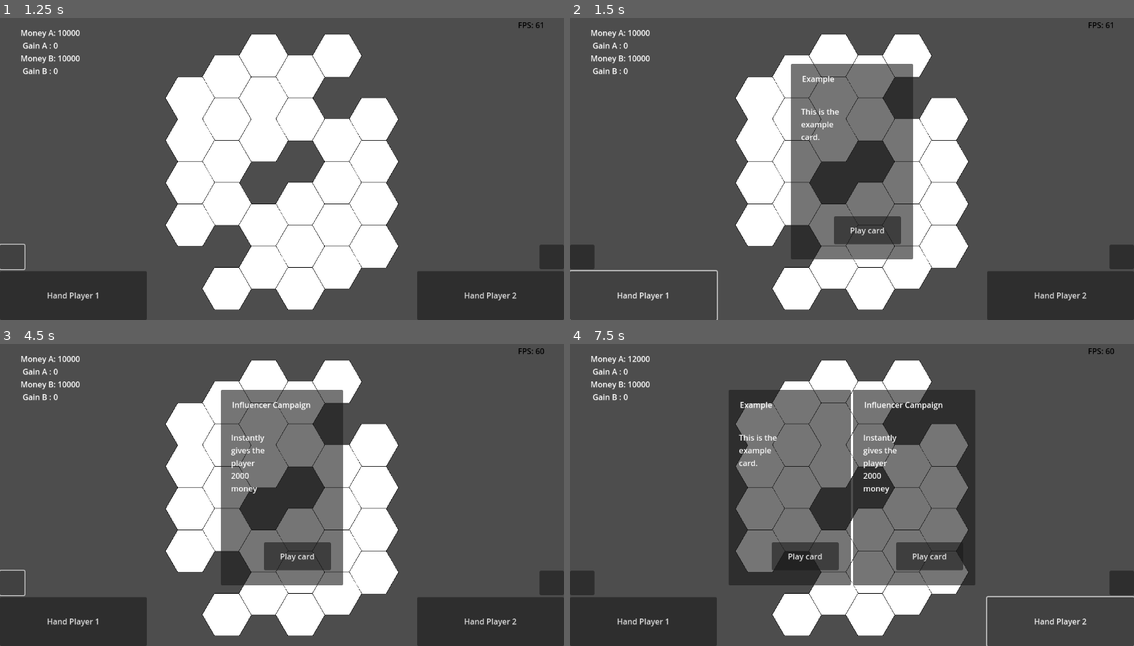
Above: before the commit, frames 1-4 (two rows, left to right).
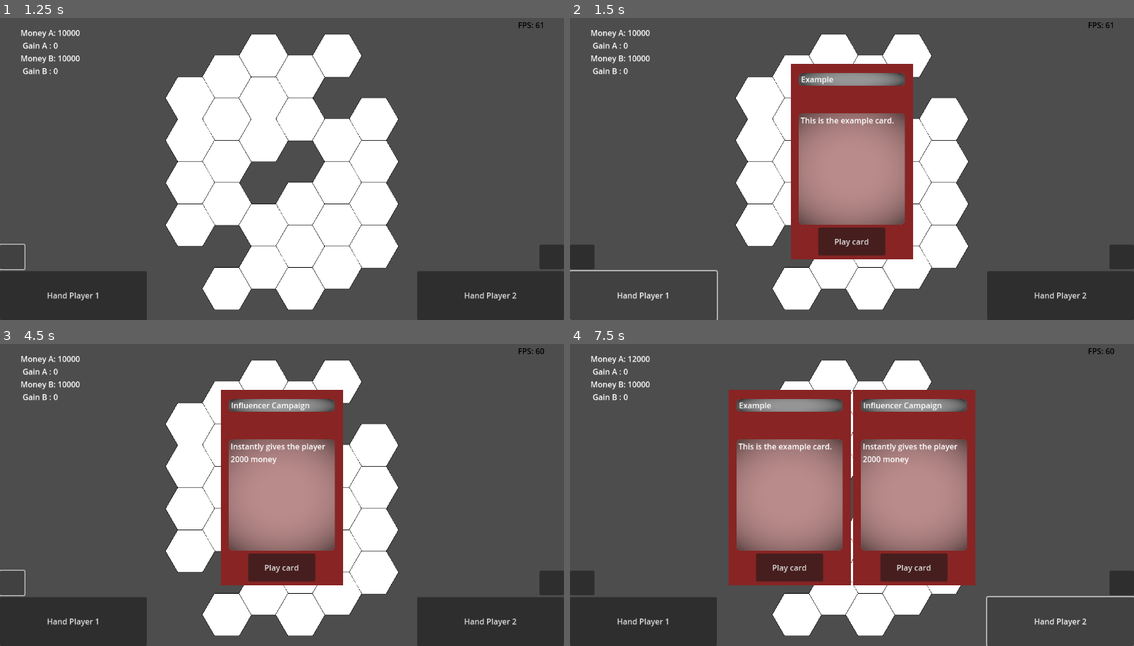
Above: after the commit, the same moments.

Repository: Master-MSE/PA-Puff
Game: Godot game, scene res://GAME/Scenes/Main/main.tscn
Two runs of this game, one before a commit and one after it. Both use one fixed random seed, a clock stepped at 60 frames per second and the inputs below.
Inputs (mouse positions are in pixels of both pictures, inside the frame that each line leads up to):
- Up to frame 1 (1.25 s): click (11, 256) at 0.5 s
- Up to frame 2 (1.5 s): click "Hand Player 1" at 1.25 s
- Up to frame 3 (4.5 s): click "Play card" at 2 s; click (552, 582) at 2.75 s; click "Hand Player 2" at 3.5 s; click (11, 582) at 4.25 s
- Up to frame 4 (7.5 s): click "Play card" at 5 s; click "Hand Player 1" at 5.75 s; click (1122, 582) at 6.5 s; click "Hand Player 2" at 7.25 s

Frame 1 is identical in both runs. In frame 2, 13% of the frame differs, in the area x 39-61%, y 15-80%; in frame 3, 13%; in frame 4, 27%, in the area x 28-72%, y 15-80%.

Commit message:
feat: card sprite

Diff:
--- a/pa-puff-game/GAME/Scenes/Cards/Card.tscn
+++ b/pa-puff-game/GAME/Scenes/Cards/Card.tscn
@@ -1,7 +1,8 @@
-[gd_scene load_steps=4 format=3 uid="uid://bwdxm4m3ducd4"]
+[gd_scene load_steps=6 format=3 uid="uid://bwdxm4m3ducd4"]
 
 [ext_resource type="Script" path="res://GAME/Scripts/Gameplay/Cards/card_scene.gd" id="1_tx770"]
 [ext_resource type="Script" path="res://GAME/Scripts/Utility/TweenSettings.gd" id="2_kmsod"]
+[ext_resource type="Texture2D" uid="uid://tyu4gpkao0w1" path="res://GAME/Assets/Sprites/Card.png" id="3_ubf5v"]
 
 [sub_resource type="Resource" id="Resource_vrhtn"]
 script = ExtResource("2_kmsod")
@@ -9,6 +10,8 @@
 duration = 10.0
 ease = 1
 transition = 6
+
+[sub_resource type="CanvasItemMaterial" id="CanvasItemMaterial_68iwg"]
 
 [node name="Card" type="MarginContainer"]
 custom_minimum_size = Vector2(250, 400)
@@ -28,36 +31,48 @@
 tween_setting = SubResource("Resource_vrhtn")
 hover_vertical_offset = Vector2(0, -10)
 
-[node name="Panel" type="Panel" parent="."]
+[node name="Panel" type="Control" parent="."]
+material = SubResource("CanvasItemMaterial_68iwg")
 layout_mode = 2
-mouse_filter = 1
+mouse_filter = 2
 mouse_default_cursor_shape = 2
 
 [node name="Title" type="Label" parent="Panel"]
 unique_name_in_owner = true
-layout_mode = 0
-offset_left = 23.0
-offset_top = 19.0
-offset_right = 77.0
-offset_bottom = 42.0
+layout_mode = 2
+offset_left = 21.0
+offset_top = 20.0
+offset_right = 271.0
+offset_bottom = 43.0
 text = "Hello :)"
 
 [node name="Description" type="Label" parent="Panel"]
 unique_name_in_owner = true
 layout_mode = 0
-offset_left = 21.0
-offset_top = 86.0
-offset_right = 110.0
-offset_bottom = 109.0
+offset_left = 20.0
+offset_top = 104.0
+offset_right = 230.0
+offset_bottom = 316.0
 text = "Description"
 autowrap_mode = 2
 
 [node name="Button" type="Button" parent="Panel"]
 layout_mode = 0
-offset_left = 88.0
-offset_top = 312.0
-offset_right = 225.0
-offset_bottom = 369.0
+offset_left = 56.0
+offset_top = 335.0
+offset_right = 193.0
+offset_bottom = 392.0
 text = "Play card"
 
+[node name="TextureRect" type="TextureRect" parent="Panel"]
+show_behind_parent = true
+layout_mode = 2
+offset_right = 250.0
+offset_bottom = 400.0
+grow_horizontal = 2
+grow_vertical = 2
+mouse_filter = 2
+texture = ExtResource("3_ubf5v")
+metadata/_edit_lock_ = true
+
 [connection signal="pressed" from="Panel/Button" to="." method="_on_button_pressed"]
Binary file added: pa-puff-game/GAME/Assets/Sprites/Card.png
Not shown, added: pa-puff-game/GAME/Assets/Sprites/Card.png.import
